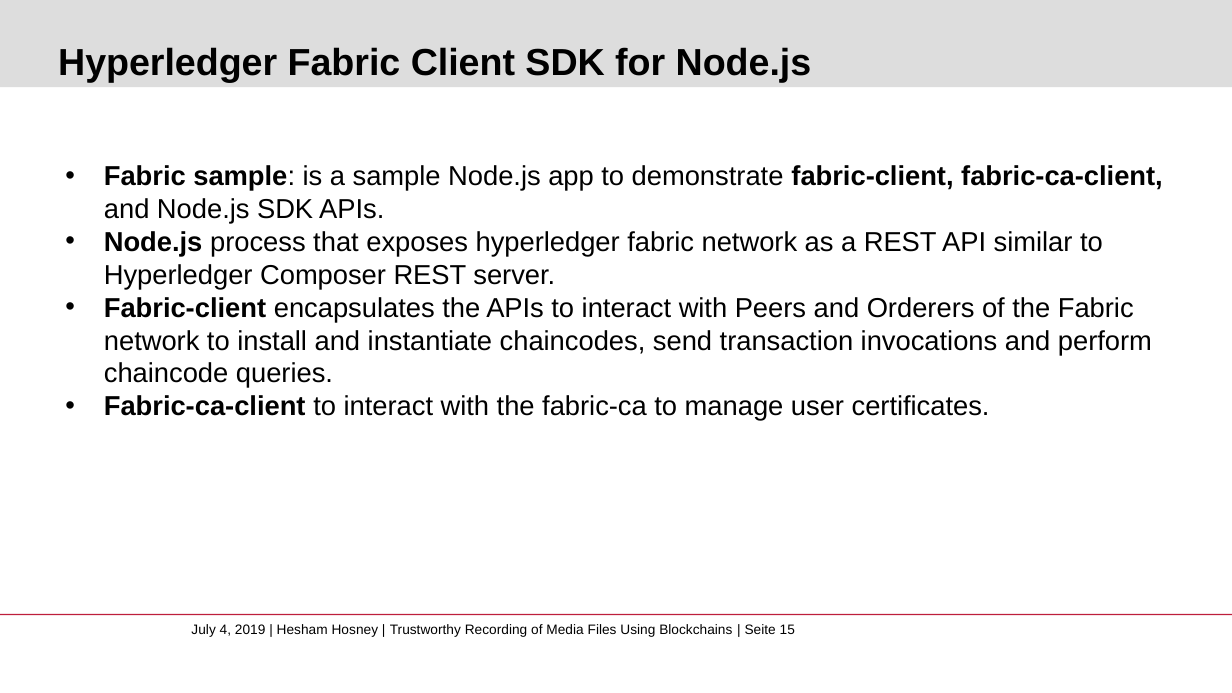
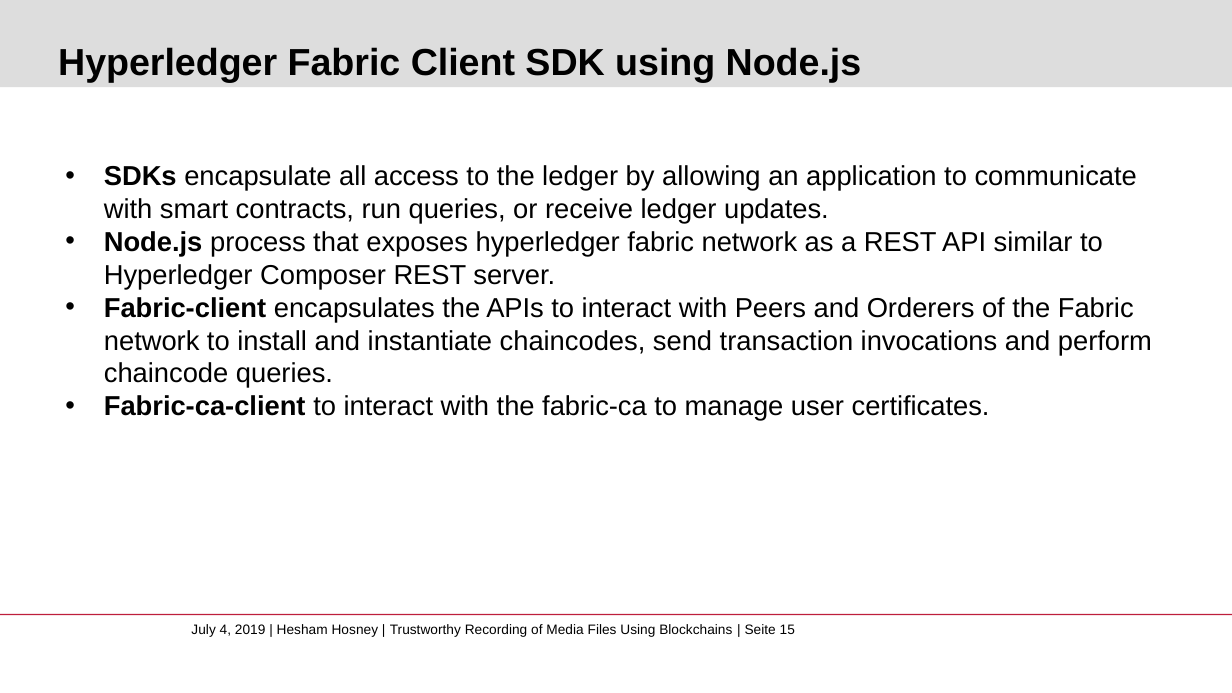
Before and after one commit to whosham/FakeNewsDetection, a slide deck: slide 15 of FakeNewsDetection.pptx. Drawn at 1232x693 pixels with LibreOffice and Linux fonts; fonts in the diff are those of the drawing; background and template pictures are left out. Boxes give left, top, right and bottom in pixels: in the first picture for what was removed or moved away, otherwise in the second. Text is boxed around its words. In the diff, an @@ line names an element or a change of style, - is before the commit and + after.

```diff
--- a/FakeNewsDetection.pptx
+++ b/FakeNewsDetection.pptx
@@ title at box(58, 47, 862, 82): text changed @@
-Hyperledger Fabric Client SDK for Node.js
+Hyperledger Fabric Client SDK using Node.js
@@ text at box(104, 165, 1137, 224): text changed @@
-• Fabric sample: is a sample Node.js app to demonstrate fabric-client, fabric-ca-client, and Node.js SDK APIs.
+• SDKs encapsulate all access to the ledger by allowing an application to communicate with smart contracts, run queries, or receive ledger updates.
```
Also in this commit, not shown: 18 other slides changed, 6 slides added, 2 slides removed, 4 other files.
